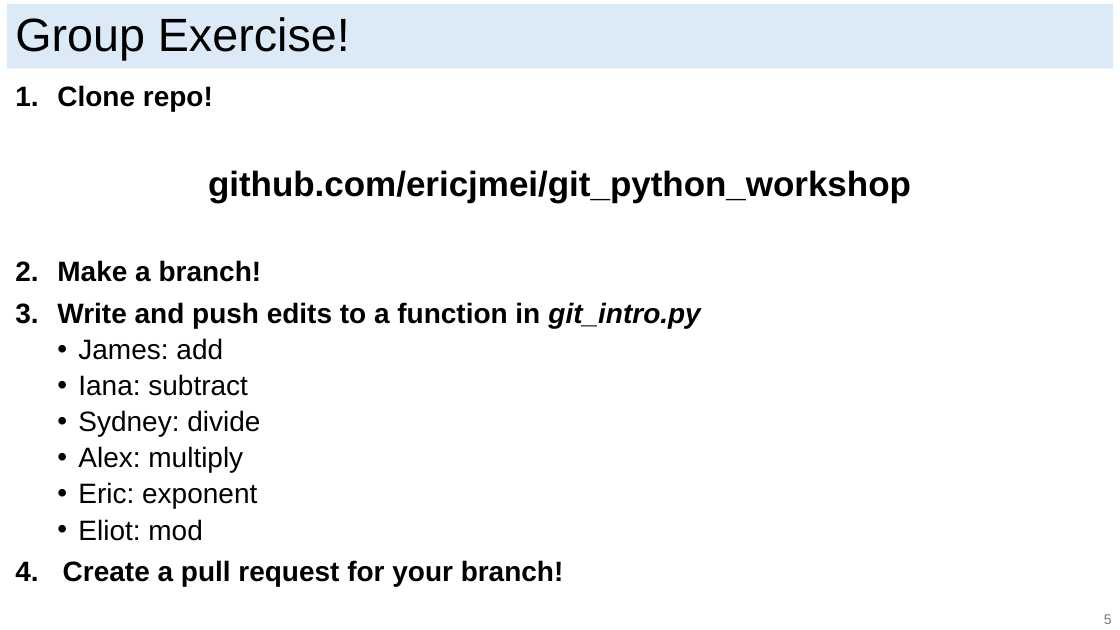
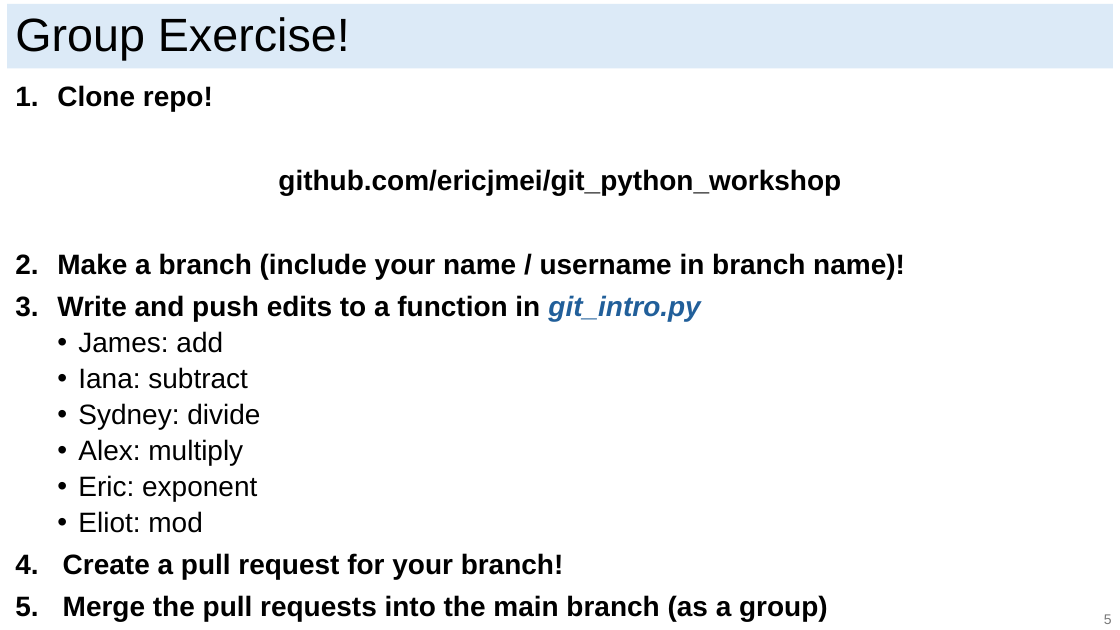
Before and after one commit to ericjmei/git_python_workshop, a slide deck: slide 9 of slides/git_slides.pptx (slide 8 before the commit). Drawn at 1120x630 pixels with LibreOffice and Linux fonts; fonts in the diff are those of the drawing. Boxes give left, top, right and bottom in pixels: in the first picture for what was removed or moved away, otherwise in the second. Text is boxed around its words. In the diff, an @@ line names an element or a change of style, - is before the commit and + after.

```diff
--- a/slides/git_slides.pptx
+++ b/slides/git_slides.pptx
@@ text at bbox=[57, 169, 841, 321]: size 30 to 24 pt in "github.com/ericjmei/git_python_workshop"; text colour #000000 to #215F9A in "git_intro.py" @@
@@ text at bbox=[57, 253, 905, 279]: text changed @@
-2. Make a branch!
+2. Make a branch (include your name / username in branch name)!
@@ text at bbox=[63, 595, 828, 621]: paragraph added @@
+5. Merge the pull requests into the main branch (as a group)
```
Also in this commit, not shown: 3 other slides changed, 1 slide added.
